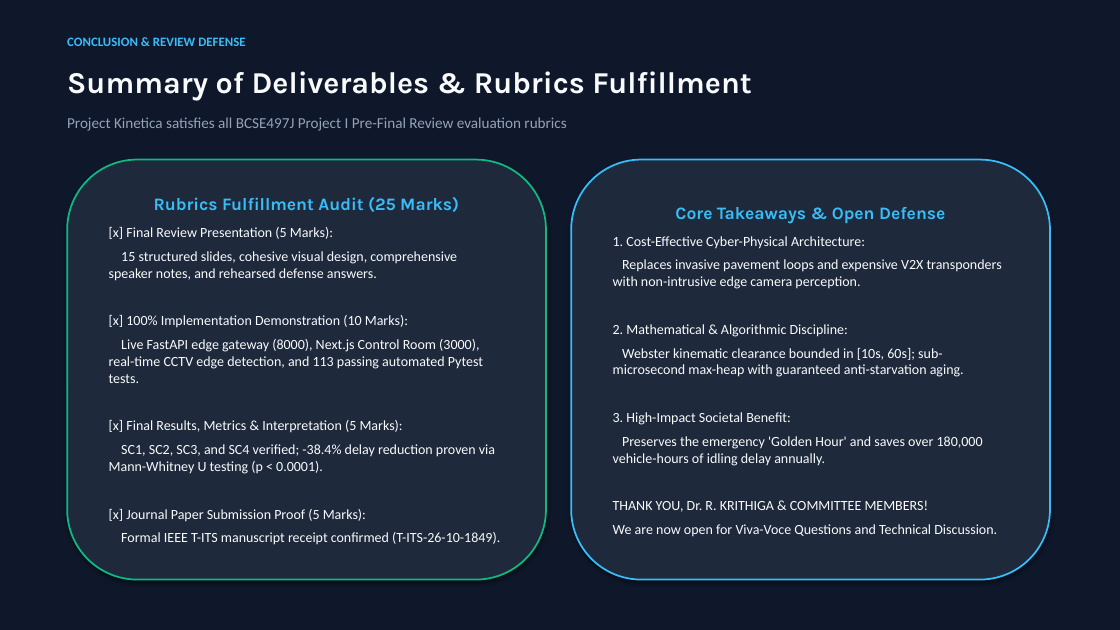
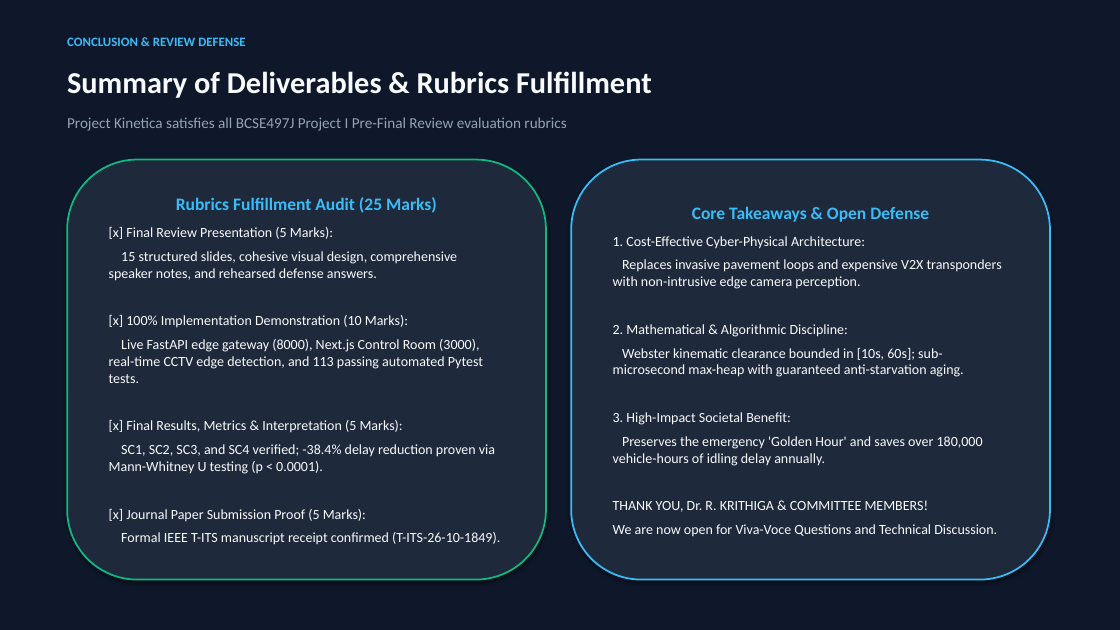
Before and after one commit to Devvaibhavpk/Kinetica, a slide deck: slide 15 of report/Kinetica_Project_Review_Presentation.pptx. Drawn at 1120x630 pixels with LibreOffice and Linux fonts; fonts in the diff are those of the drawing. Boxes give left, top, right and bottom in pixels: in the first picture for what was removed or moved away, otherwise in the second. Text is boxed around its words. In the diff, an @@ line names an element or a change of style, - is before the commit and + after.

```diff
--- a/report/Kinetica_Project_Review_Presentation.pptx
+++ b/report/Kinetica_Project_Review_Presentation.pptx
@@ text "Summary of Deliverables & Rubrics ..." at [67, 71, 652, 98]: font Karla to Calibri @@
@@ text in rounded rectangle at [176, 197, 437, 213]: font Karla to Calibri in "Rubrics Fulfillment Audit (25 Marks)" @@
@@ text in rounded rectangle at [692, 206, 929, 222]: font Karla to Calibri in "Core Takeaways & Open Defense" @@
```
Also in this commit, not shown: 14 other slides changed, 42 other files.
